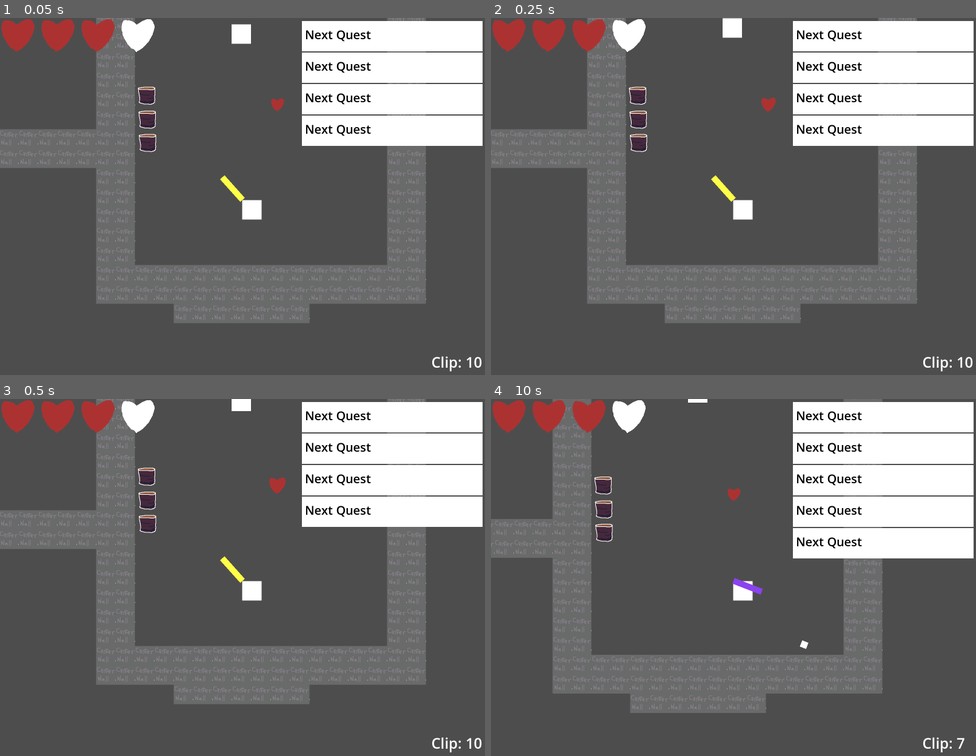
Above: before the commit, frames 1-4 (two rows, left to right).
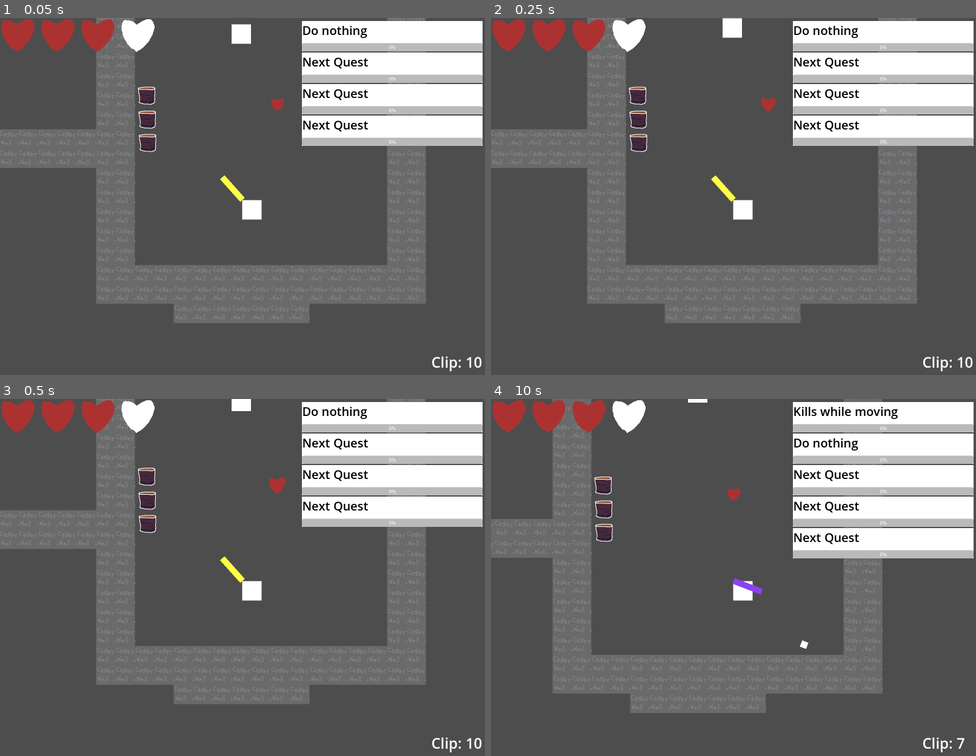
Above: after the commit, the same moments.

Repository: precup/LD51
Game: Godot game, scene res://root.tscn
The game is run twice, just before and just after one commit, with the same random seed, the same clock (stepped at 60 frames per second) and the same inputs.
Inputs (mouse positions are in pixels of both pictures, inside the frame that each line leads up to):
- Up to frame 1 (0.05 s): no input
- Up to frame 2 (0.25 s): no input
- Up to frame 3 (0.5 s): no input
- Up to frame 4 (10 s): tap Enter at 0.5 s; move the mouse to (840, 563) at 0.52 s; hold D (right) 0.53-1.28 s; tap Mouse wheel up (change_gun) every 0.75 s from 0.6 to 9.6 s; click (840, 563) at 0.67 s; move the mouse to (636, 598) at 1.27 s; hold S (down) 1.28-2.03 s; move the mouse to (782, 502) at 2.02 s; hold D (right) 2.03-2.78 s; move the mouse to (709, 652) at 2.77 s; hold W (up) 2.78-3.53 s; click (709, 652) at 2.92 s; move the mouse to (879, 634) at 3.52 s; hold A (left) 3.53-5.03 s; move the mouse to (588, 527) at 4.27 s; move the mouse to (757, 581) at 5.02 s; hold S (down) 5.03-5.78 s; click (757, 581) at 5.17 s; move the mouse to (660, 488) at 5.77 s; hold D (right) 5.78-6.53 s; move the mouse to (840, 563) at 6.52 s; hold W (up) 6.53-7.28 s; move the mouse to (636, 598) at 7.27 s; hold D (right) 7.28-8.03 s; click (636, 598) at 7.42 s; move the mouse to (782, 502) at 8.02 s; hold S (down) 8.03-8.78 s; move the mouse to (709, 652) at 8.77 s; hold A (left) 8.78-9.53 s; move the mouse to (879, 634) at 9.52 s; hold W (up) from 9.53 s (still down); click (879, 634) at 9.67 s

The runs differ from the first frame. In frame 1, 4.6% of the frame differs, in the area x 62-100%, y 2-36%; in frame 2, 4.6%; in frame 3, 4.6%; in frame 4, 5.8%, in the area x 62-100%, y 2-45%.

Commit message:
Quest UI loosely hooked up

Diff:
--- a/quest.gd
+++ b/quest.gd
@@ -2,15 +2,17 @@
 
 class_name Quest
 
+@onready var ui_description_text : RichTextLabel = $RichTextLabel
+@onready var ui_progress_bar : ProgressBar = $ProgressBar
+@onready var ui_reward_type_icon : TextureRect = $RewardType
+
 var reward
 var quest_rarity =  QuestGlobals.Rarity.RARITY_COMMON
 var is_completed = false
-var description = "test"
 
 var stat_being_tracked = QuestGlobals.StatTrack.STAT_DO_NOTHING
 var stat_count_required = 1
 var stat_count_current = 0
-var stat_count_max_seen = 0
 
 var is_accumulating_duration = false
 var sub_second_timer = 0.0
@@ -29,7 +31,8 @@
 func initialize(_reward, _quest_rarity, _description, _stat_being_tracked, _stat_count_required):
   reward = _reward
   quest_rarity = _quest_rarity
-  description = _description
+  ui_description_text.text = _description
+  ui_progress_bar.max_value = _stat_count_required
   stat_being_tracked = _stat_being_tracked
   stat_count_required = _stat_count_required
 
@@ -47,8 +50,7 @@
 
 func _increment_current_count(amount):
   stat_count_current += amount
-  if (stat_count_current > stat_count_max_seen):
-    stat_count_max_seen = stat_count_current
+  ui_progress_bar.value = stat_count_current
 
   if stat_count_current >= stat_count_required:
     is_completed = true
@@ -63,6 +65,7 @@
 func quest_reset_progress_count(stat_track_id):
   if stat_track_id == stat_being_tracked && !is_completed:
     stat_count_current = 0
+    ui_progress_bar.value = stat_count_current
     initial_delay_counter = 0.0 # probably dont need this here, but whatever
 
 # For stats that involve duration
@@ -77,8 +80,9 @@
     initial_delay_counter = 0.0
 
 # For if the duration must be continous
-func quest_stop_timer(stat_track_id):
+func quest_rest_timer(stat_track_id):
   if stat_track_id == stat_being_tracked && !is_completed:
     is_accumulating_duration = false
     stat_count_current = 0  # reset progress on stop duration
+    ui_progress_bar.value = stat_count_current
     initial_delay_counter = 0.0
--- a/quest.tscn
+++ b/quest.tscn
@@ -9,10 +9,28 @@
 script = ExtResource("1_iu6j4")
 
 [node name="RichTextLabel" type="RichTextLabel" parent="."]
-offset_left = 10.0
-offset_top = 17.0
-offset_right = 442.0
-offset_bottom = 79.0
+layout_mode = 0
+offset_left = 1.0
+offset_top = 3.0
+offset_right = 597.0
+offset_bottom = 73.0
 theme_override_colors/default_color = Color(0, 0, 0, 1)
 theme_override_font_sizes/normal_font_size = 40
 text = "Next Quest"
+
+[node name="ProgressBar" type="ProgressBar" parent="."]
+layout_mode = 1
+anchors_preset = -1
+anchor_top = 0.8
+anchor_right = 1.0
+anchor_bottom = 1.0
+grow_horizontal = 2
+grow_vertical = 0
+step = 1.0
+
+[node name="RewardType" type="TextureRect" parent="."]
+layout_mode = 0
+offset_left = 542.0
+offset_top = 16.0
+offset_right = 582.0
+offset_bottom = 56.0
--- a/quest_manager.gd
+++ b/quest_manager.gd
@@ -130,7 +130,7 @@
     quest_scn.quest_pause_timer(stat_track_id)
 
 # For if the duration must be continous
-func quest_stop_timer(stat_track_id):
+func quest_reset_timer(stat_track_id):
   stat_timers_active_status[stat_track_id] = false
   for quest_scn in active_quests:
-    quest_scn.quest_stop_timer(stat_track_id)
+    quest_scn.quest_reset_timer(stat_track_id)
--- a/ui.tscn
+++ b/ui.tscn
@@ -15,15 +15,12 @@
 offset_bottom = 508.0
 
 [node name="quest" parent="quest_container" instance=ExtResource("2_ahe0l")]
-layout_mode = 2
 
 [node name="quest2" parent="quest_container" instance=ExtResource("2_ahe0l")]
-layout_mode = 2
 offset_top = 104.0
 offset_bottom = 204.0
 
 [node name="quest3" parent="quest_container" instance=ExtResource("2_ahe0l")]
-layout_mode = 2
 offset_top = 208.0
 offset_bottom = 308.0
 
@@ -34,20 +31,16 @@
 player_node = NodePath("../../player")
 
 [node name="heart" parent="health_container" instance=ExtResource("4_xbvb8")]
-layout_mode = 2
 
 [node name="heart2" parent="health_container" instance=ExtResource("4_xbvb8")]
-layout_mode = 2
 offset_left = 132.0
 offset_right = 260.0
 
 [node name="heart3" parent="health_container" instance=ExtResource("4_xbvb8")]
-layout_mode = 2
 offset_left = 264.0
 offset_right = 392.0
 
 [node name="heart4" parent="health_container" instance=ExtResource("4_xbvb8")]
-layout_mode = 2
 offset_left = 396.0
 offset_right = 524.0
 
Not shown: 1 places in root.tscn that only renumber resources
